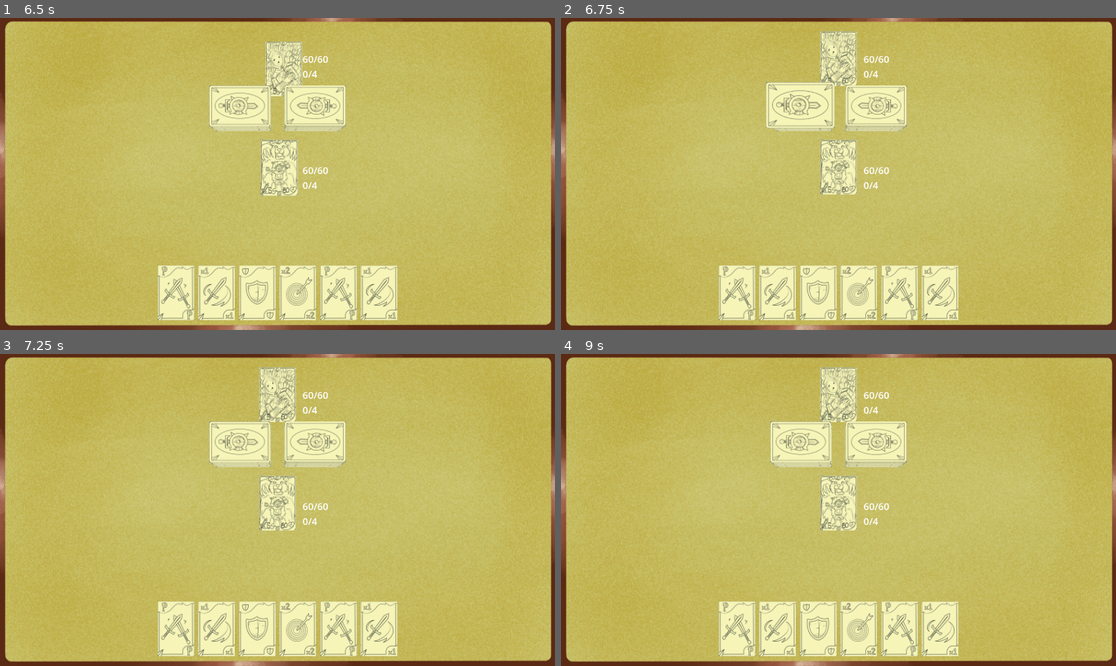
Above: before the commit, frames 1-4 (two rows, left to right).
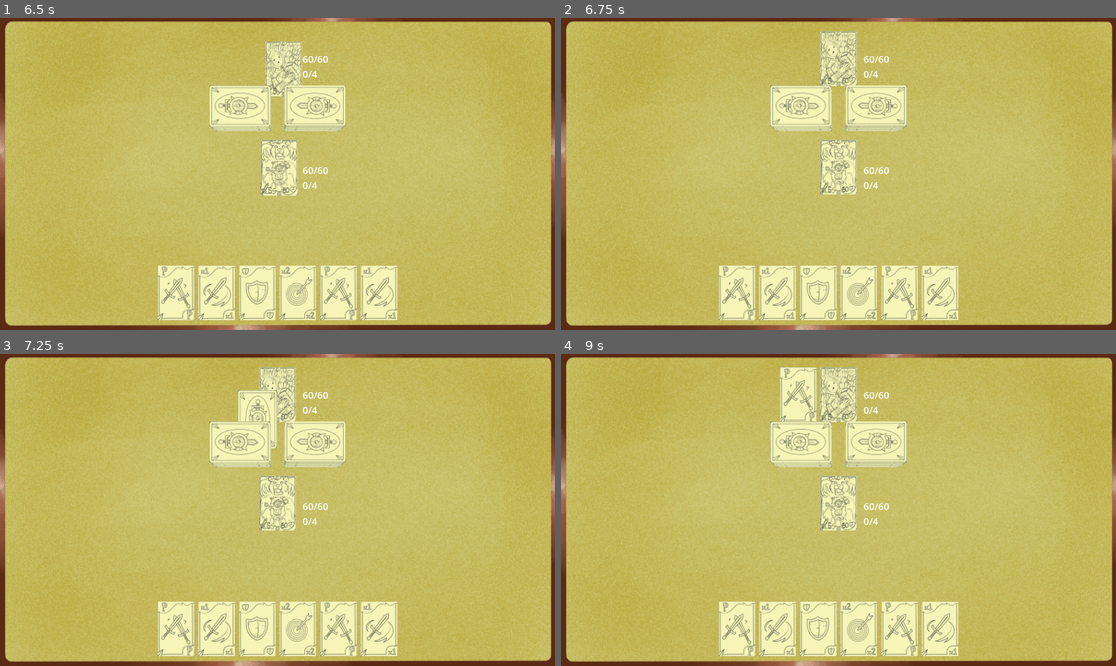
Above: after the commit, the same moments.

Repository: DouglasSRM/outlawschampions
Game: Godot game, scene res://scenes/start.tscn
Same seed, same stepped clock (60 frames per second), same inputs: the game is played once before the commit and once after it.
Inputs (mouse positions are in pixels of both pictures, inside the frame that each line leads up to):
- Up to frame 1 (6.5 s): click "2 players" at 0.5 s; tap Enter at 1.25, 2.75, 4.25 s; move the mouse to (399, 158) at 1.27 s; click (399, 158) at 1.42 s; tap Space at 2, 3.5, 5 s; move the mouse to (166, 189) at 2.02 s; click (166, 189) at 2.17 s; move the mouse to (333, 105) at 2.77 s; click (333, 105) at 2.92 s; move the mouse to (249, 236) at 3.52 s; click (249, 236) at 3.67 s; move the mouse to (444, 220) at 4.27 s; click (444, 220) at 4.42 s; move the mouse to (111, 127) at 5.02 s; click (111, 127) at 5.17 s; move the mouse to (305, 174) at 5.77 s; click (305, 174) at 5.92 s
- Up to frame 2 (6.75 s): move the mouse to (755, 96) at 6.52 s; click (755, 96) at 6.67 s
- Up to frame 3 (7.25 s): no input
- Up to frame 4 (9 s): move the mouse to (960, 494) at 7.27 s; click (960, 494) at 7.42 s; move the mouse to (727, 525) at 8.02 s; click (727, 525) at 8.17 s; move the mouse to (894, 441) at 8.77 s; click (894, 441) at 8.92 s

Frame 1 is identical in both runs. In frame 2, 0.9% of the frame differs, in the area x 36-50%, y 20-36%; in frame 3, 0.7%; in frame 4, 1.2%, in the area x 37-48%, y 4-25%.

Commit message:
small adjustments and random starter

Diff:
--- a/scenes/games/2_player_game.tscn
+++ b/scenes/games/2_player_game.tscn
@@ -3,7 +3,7 @@
 [ext_resource type="PackedScene" uid="uid://8yke3hj82k58" path="res://scenes/game.tscn" id="1_60e4r"]
 [ext_resource type="Script" uid="uid://1fe3wov5xcdx" path="res://scripts/games/2_player_game.gd" id="2_xovyl"]
 [ext_resource type="Script" uid="uid://bb23vno4x0b7r" path="res://scripts/components/op_up_positions.gd" id="3_aaj7l"]
-[ext_resource type="Script" uid="uid://h74b5xweuk2v" path="res://scripts/actors/opponent_up.gd" id="3_v1eia"]
+[ext_resource type="Script" uid="uid://mjniht25puva" path="res://scripts/actors/opponent_up_2.gd" id="4_aaj7l"]
 
 [node name="GameScene" instance=ExtResource("1_60e4r")]
 script = ExtResource("2_xovyl")
@@ -12,4 +12,4 @@
 script = ExtResource("3_aaj7l")
 
 [node name="OpponentUp" type="Node" parent="Game/Actors" index="1"]
-script = ExtResource("3_v1eia")
+script = ExtResource("4_aaj7l")
--- a/scripts/games/2_player_game.gd
+++ b/scripts/games/2_player_game.gd
@@ -5,6 +5,10 @@
 @onready var opponentU: ChampionCard = null
 
 const opponentU_position = Vector3(0,0,1.7)
+
+func _on_loaded() -> void:
+	self.round = randi_range(0,1)
+	super()
 
 func define_champion_positions():
 	super()
--- a/scripts/games/4_player_game.gd
+++ b/scripts/games/4_player_game.gd
@@ -11,6 +11,10 @@
 const opponentL_position = Vector3(1.8,0,0.9)
 const opponentU_position = Vector3(0,0,1.7)
 const opponentR_position = Vector3(-1.8,0,0.9)
+
+func _on_loaded() -> void:
+	self.round = randi_range(0,3)
+	super()
 
 func define_champion_positions():
 	super()
Renamed: scripts/actors/opponent_up.gd -> scripts/actors/opponent_up_2.gd
Not shown, added: scripts/actors/opponent_up_2.gd.uid
